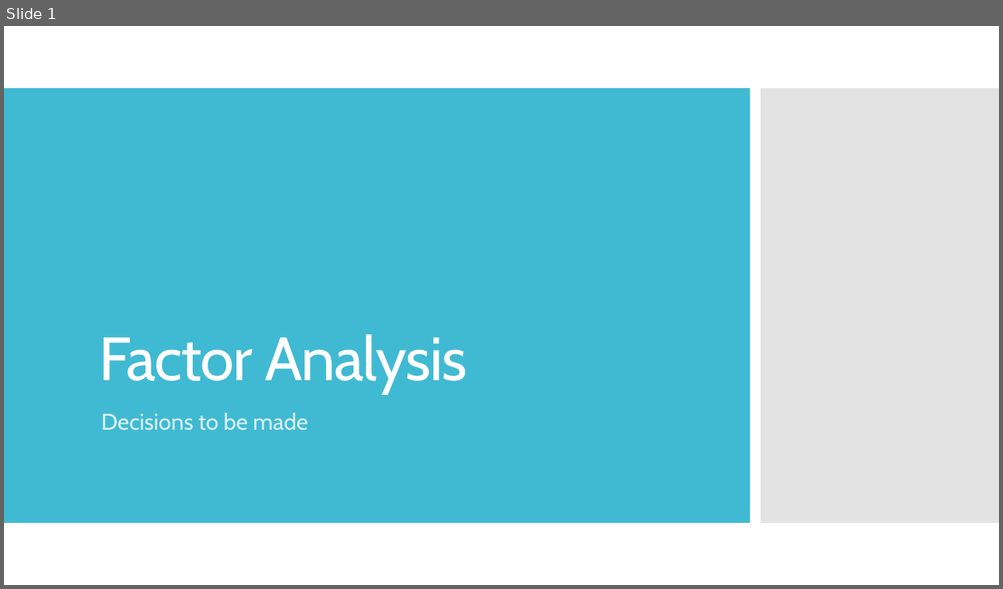
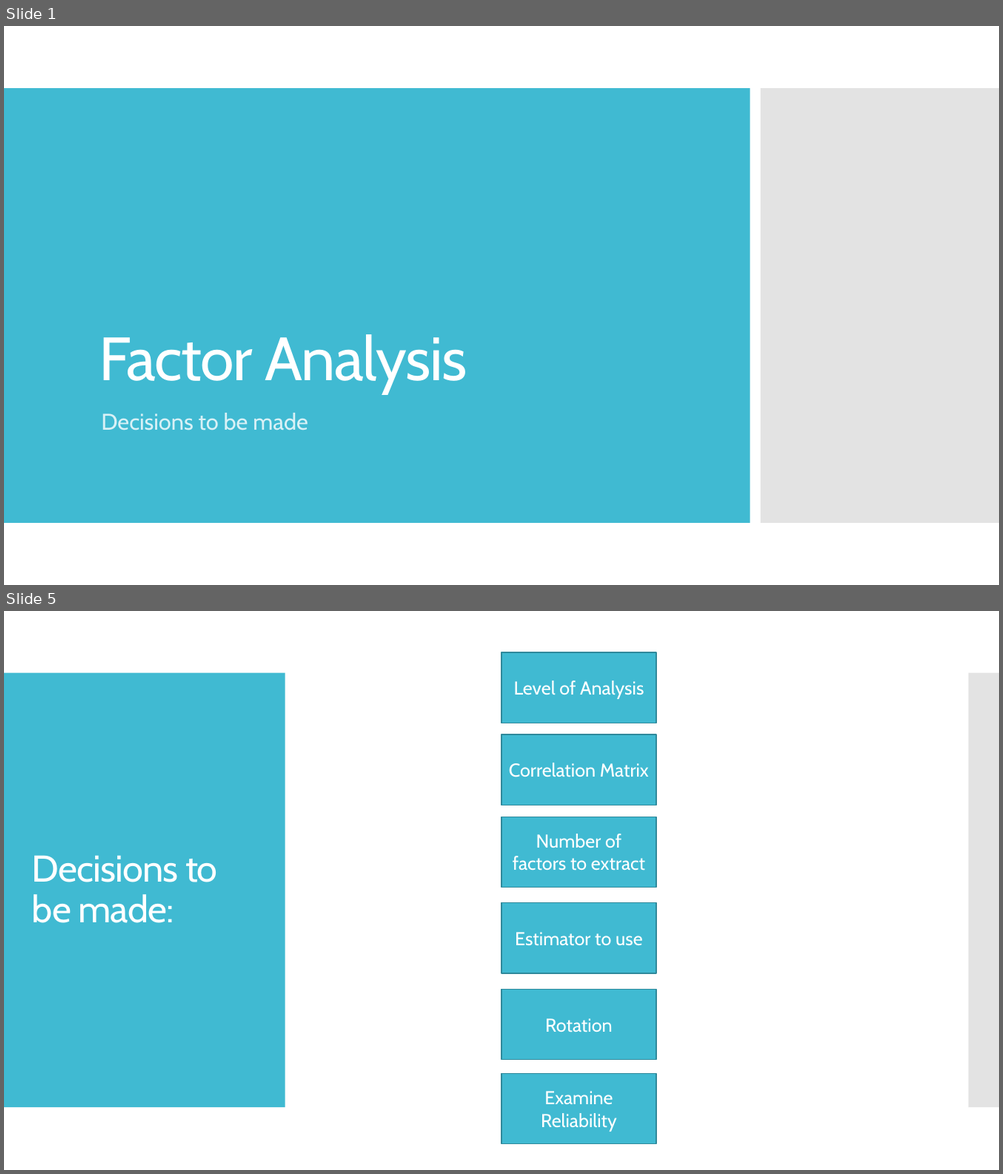
Before and after one commit to SaWilk/Clinical_Backbone_RU5389, a slide deck: information/Factor Analysis.pptx. Shown one above the other, each under a label of ours: slide 1 before the commit, slides 1 and 5 after it; the slides between them are not shown. The pictures are 1003x589 and 1003x1174 pixels, drawn with LibreOffice and Linux fonts; fonts in the diff are those of the drawing. Boxes give left, top, right and bottom in pixels: in the first picture for what was removed or moved away, otherwise in the second. Text is boxed around its words. In the diff, an @@ line names an element or a change of style, - is before the commit and + after.

```diff
--- a/information/Factor Analysis.pptx
+++ b/information/Factor Analysis.pptx
@@ slide 5 added at box(4, 611, 999, 1170), background #FFFFFF @@
@@ rectangle added at box(502, 652, 656, 723), fill #40BAD2, outline #2F8A9B 0.85 pt, 18 pt, text #FFFFFF @@
+Level of Analysis
@@ rectangle added at box(4, 673, 285, 1108), fill #40BAD2 @@
@@ rectangle added at box(968, 673, 999, 1108), fill #C8C8C8 at 50% opacity @@
@@ rectangle added at box(502, 735, 656, 805), fill #40BAD2, outline #2F8A9B 0.85 pt, 18 pt, text #FFFFFF @@
+Correlation Matrix
@@ rectangle added at box(502, 817, 656, 887), fill #40BAD2, outline #2F8A9B 0.85 pt, 18 pt, text #FFFFFF @@
+Number of factors to extract
@@ title added at box(32, 855, 218, 923), 36 pt, text #FFFFFF @@
+Decisions to be made:
@@ rectangle added at box(502, 903, 656, 974), fill #40BAD2, outline #2F8A9B 0.85 pt, 18 pt, text #FFFFFF @@
+Estimator to use
@@ rectangle added at box(502, 989, 656, 1059), fill #40BAD2, outline #2F8A9B 0.85 pt, 18 pt, text #FFFFFF @@
+Rotation
@@ rectangle added at box(502, 1073, 656, 1144), fill #40BAD2, outline #2F8A9B 0.85 pt, 18 pt, text #FFFFFF @@
+Examine Reliability
```
Also in this commit, not shown: 3 slides changed, 9 other slides added, 15 other files.
